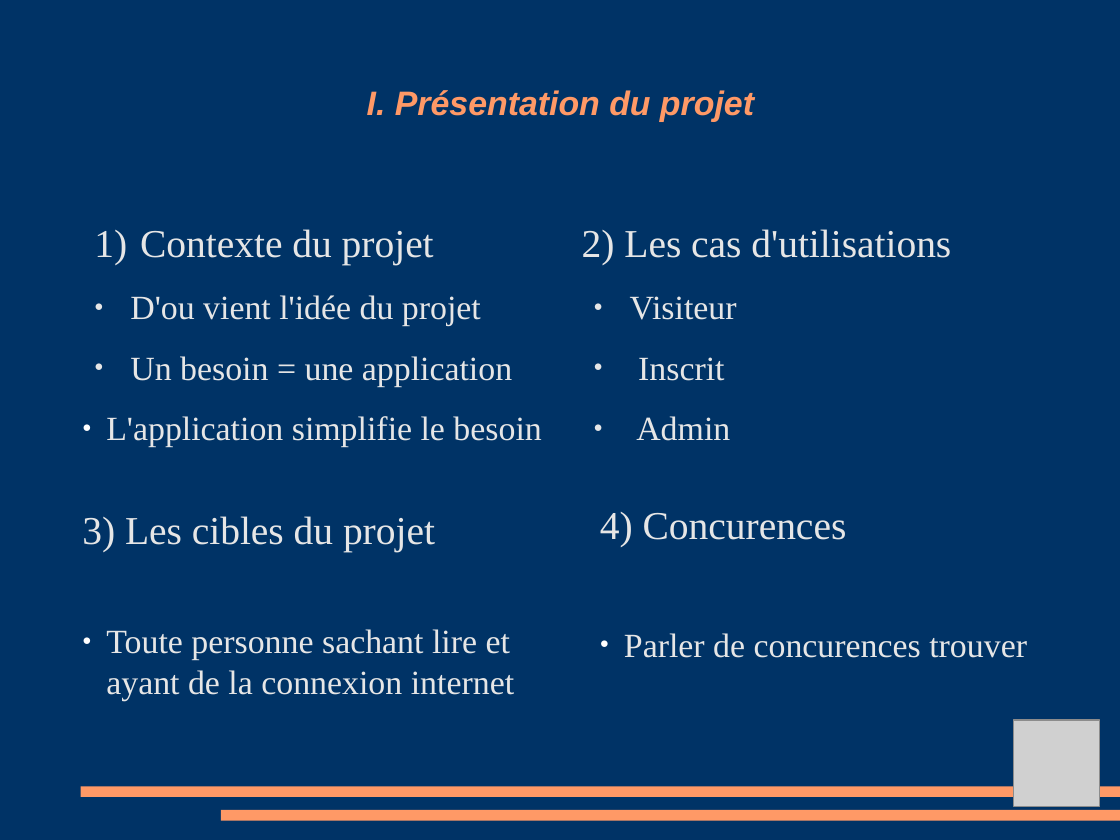
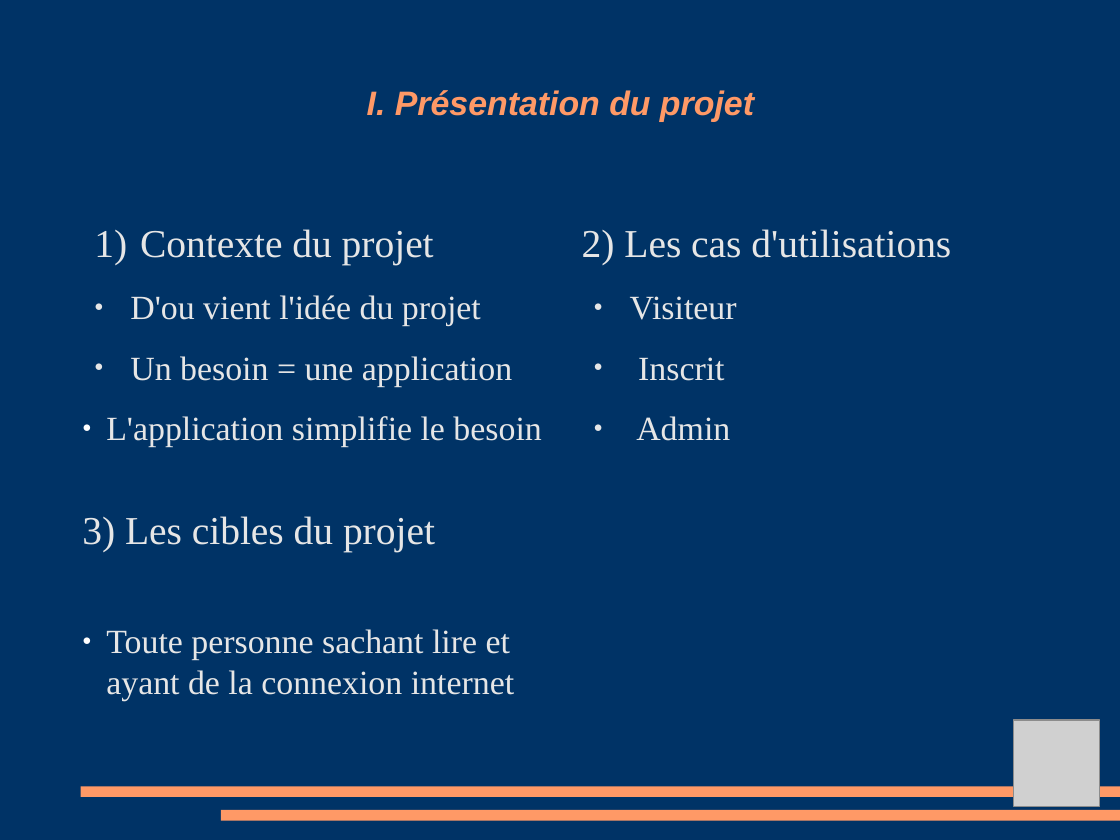
Before and after one commit to Amoun82/Librairy, a slide deck: slide 3 of Debut projet diplome/Projet Diapo.odp. Drawn at 1120x840 pixels with LibreOffice and Linux fonts; fonts in the diff are those of the drawing; grey boxes stand for pictures. Boxes give left, top, right and bottom in pixels: in the first picture for what was removed or moved away, otherwise in the second. Text is boxed around its words. In the diff, an @@ line names an element or a change of style, - is before the commit and + after.

Commit message:
projet

```diff
--- a/Debut projet diplome/Projet Diapo.odp
+++ b/Debut projet diplome/Projet Diapo.odp
@@ text removed at <box>600,512,1027,658</box> @@
-4) Concurences
-● Parler de concurences trouver
```
Also in this commit, not shown: 2 slides added.
